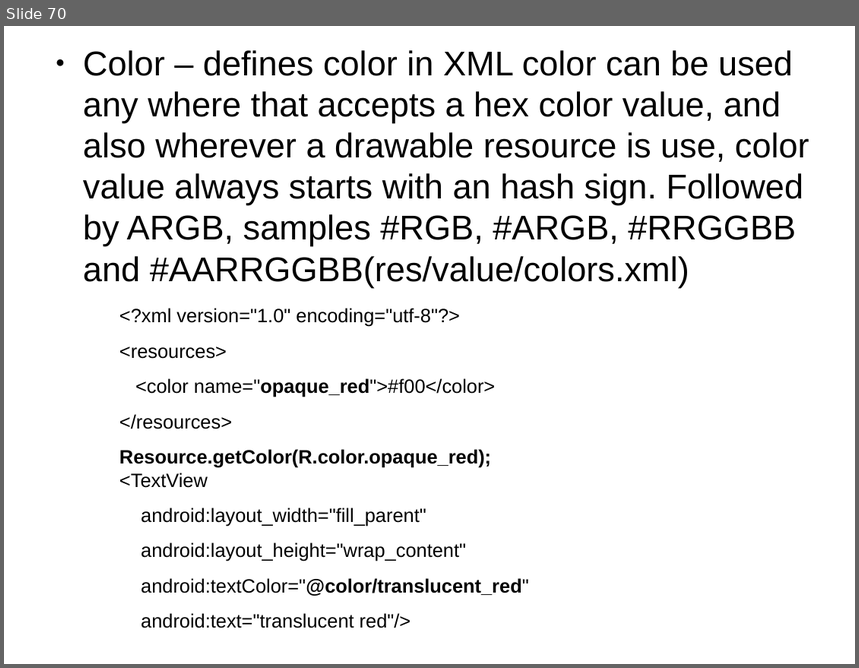
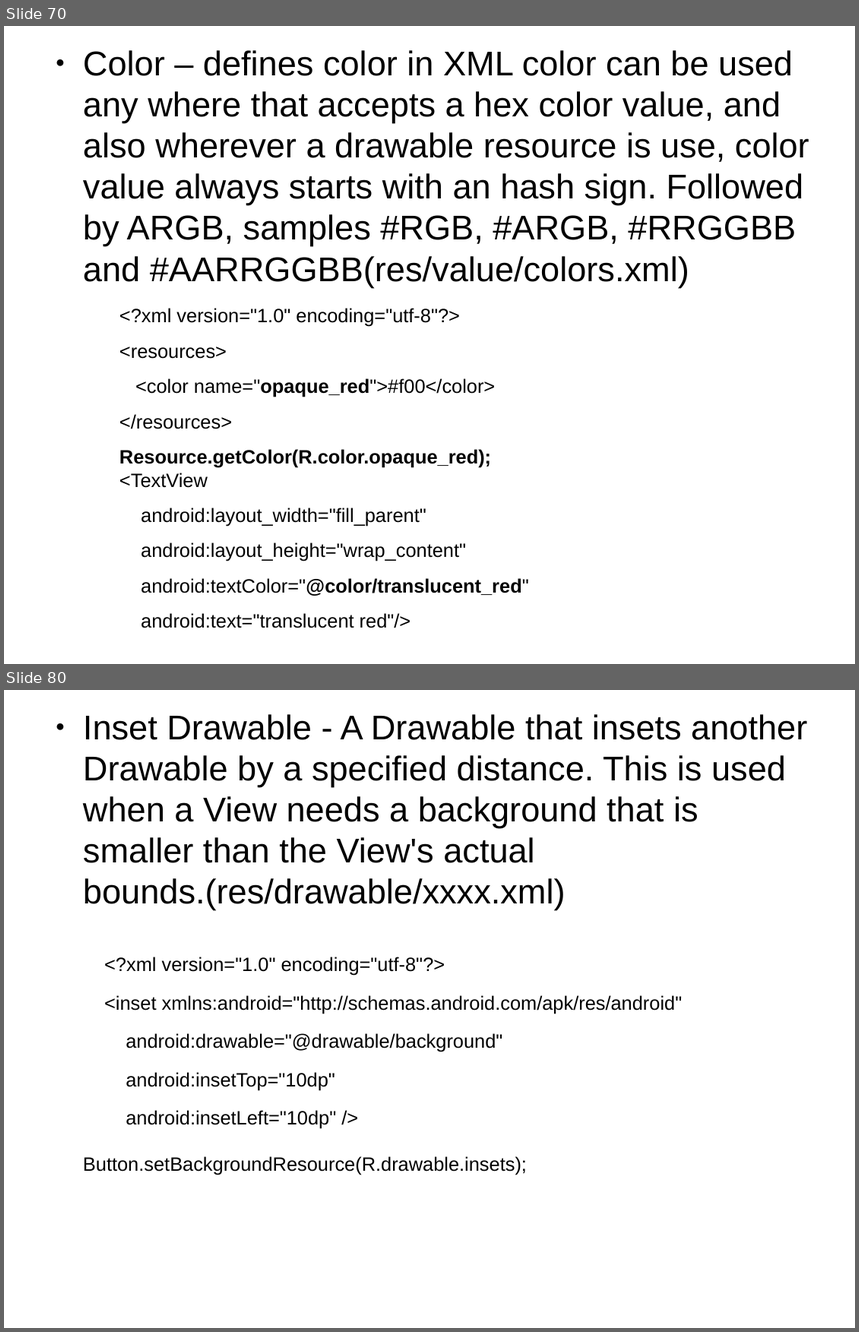
Before and after one commit to thegreatdao/testa, a slide deck: assets/android.odp. Shown one above the other, each under a label of ours: slide 70 before the commit, slides 70 and 80 after it; the slides between them are not shown. The pictures are 859x668 and 859x1332 pixels, drawn with LibreOffice and Linux fonts; fonts in the diff are those of the drawing. Boxes give left, top, right and bottom in pixels: in the first picture for what was removed or moved away, otherwise in the second. Text is boxed around its words. In the diff, an @@ line names an element or a change of style, - is before the commit and + after.

```diff
--- a/assets/android.odp
+++ b/assets/android.odp
@@ slide 80 added at bbox=[4, 690, 855, 1328], background #FFFFFF @@
@@ text added at bbox=[83, 714, 807, 1176], 18 pt, text #000000 @@
+● Inset Drawable - A Drawable that insets another Drawable by a specified distance. This is used when a View needs a background that is smaller than the View's actual bounds.(res/drawable/xxxx.xml)
+  <?xml version="1.0" encoding="utf-8"?>
+<inset xmlns:android="http://schemas.android.com/apk/res/android"
+android:drawable="@drawable/background"
+android:insetTop="10dp"
+android:insetLeft="10dp" />
+Button.setBackgroundResource(R.drawable.insets);
```
Also in this commit, not shown: 11 other slides added, 1 slide removed, 4 other files.
